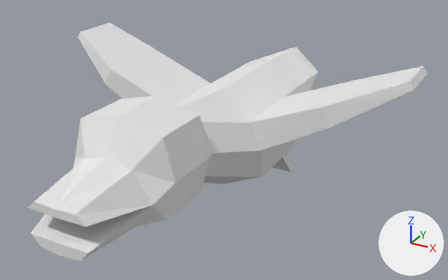
The Blender file Assets/Models/Duck/Duck.blend: old version first, new version second.
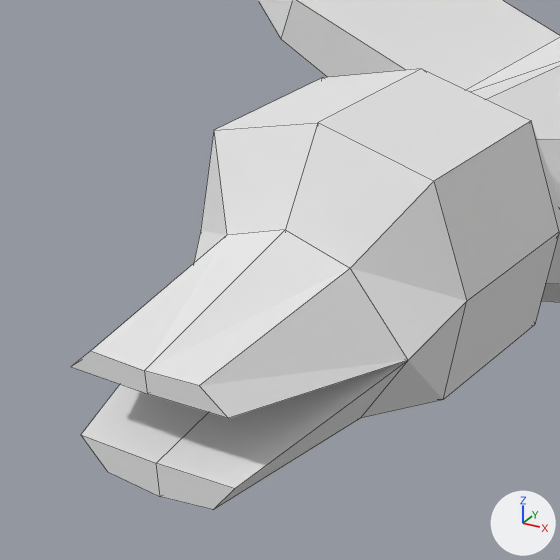
There are two pictures of each version: one whole from a 50 mm lens placed at (0.831, -1.376, 0.752), pointed at (0.042, 0.059, 0.034), one close up on the part from 0% to 47% of the width and 25% to 100% of the height. The lights are fixed; the arrows at lower right show +X, +Y and +Z. The close-ups show mesh edges as thin lines.
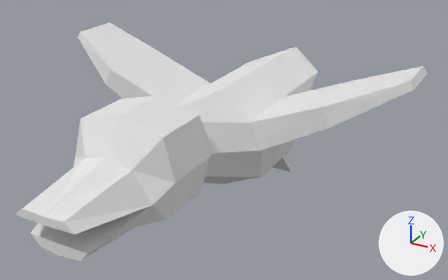
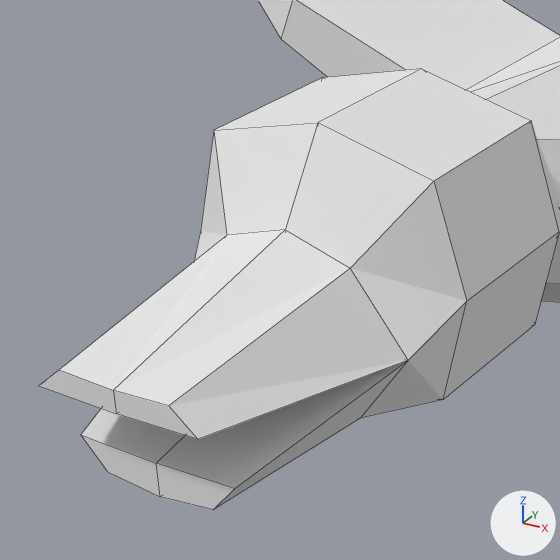
Changed parts and their boxes (x1, y1, x2, y2) in the close-ups (560 x 560 px; the box of a moved part takes in the faces that stretch with it):
'Cube', reshaped: before (71, 0, 560, 510); after (39, 0, 560, 510)
part 1 of me_cube_001, moved or reshaped: before (71, 230, 408, 418); after (39, 230, 408, 439)

The change, as a list of edits to the scene's bpy script:
```text
Change me_cube_001:
    where me_cube_001.from_pydata(...)  # 66 vertices, 58 faces; spans x -0.001..0.54, y -0.579..0.678, z -0.21..0.267
    used by ob_cube; location = (0.0, 0.0, 0.0)
    before: 38 (0.055, -0.579, 0.12) at pixel (199, 385), 39 (0.0, -0.579, 0.118) at pixel (144, 370), 40 (0.08, -0.579, 0.099) at pixel (228, 418), 41 (0.0, -0.579, 0.098) at pixel (147, 393)
    me_cube_001 part 1
    add for i in [*range(38, 42)]: me_cube_001.vertices[i].co += Vector((0.0, -0.033, 0.0))
```
